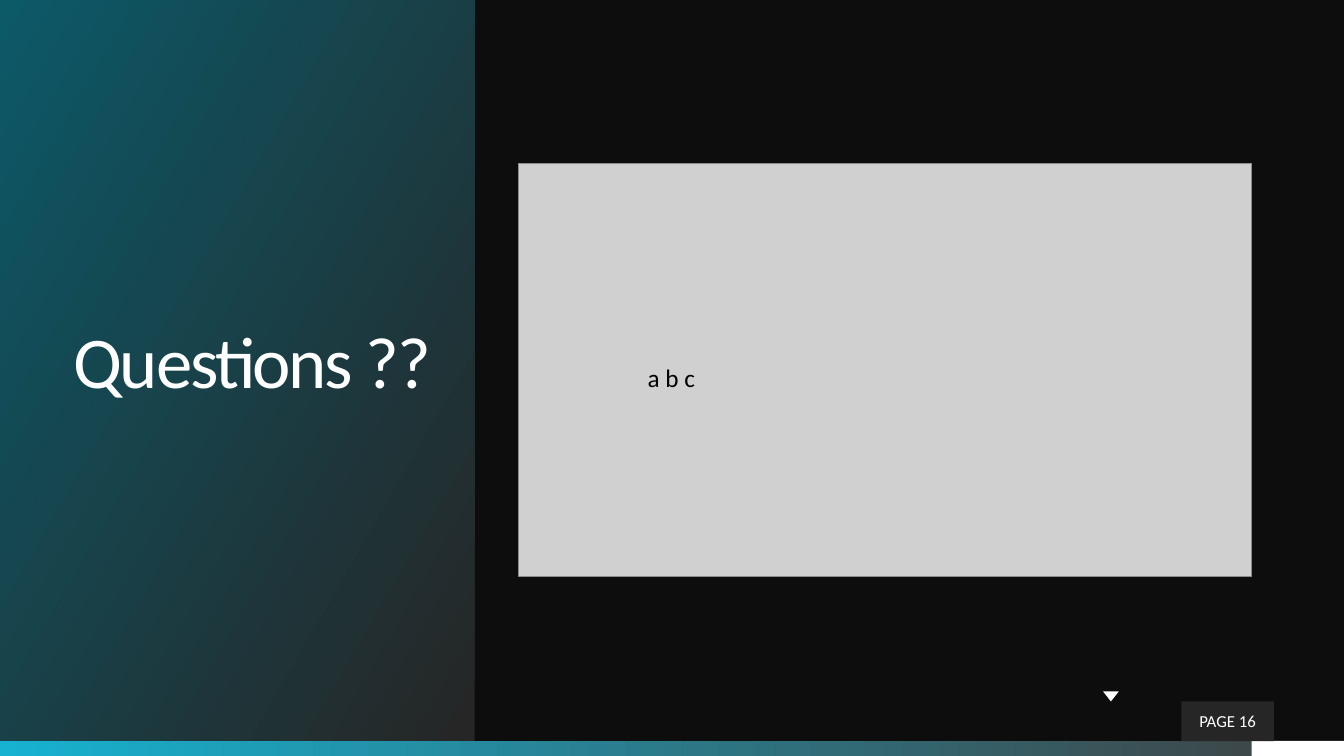
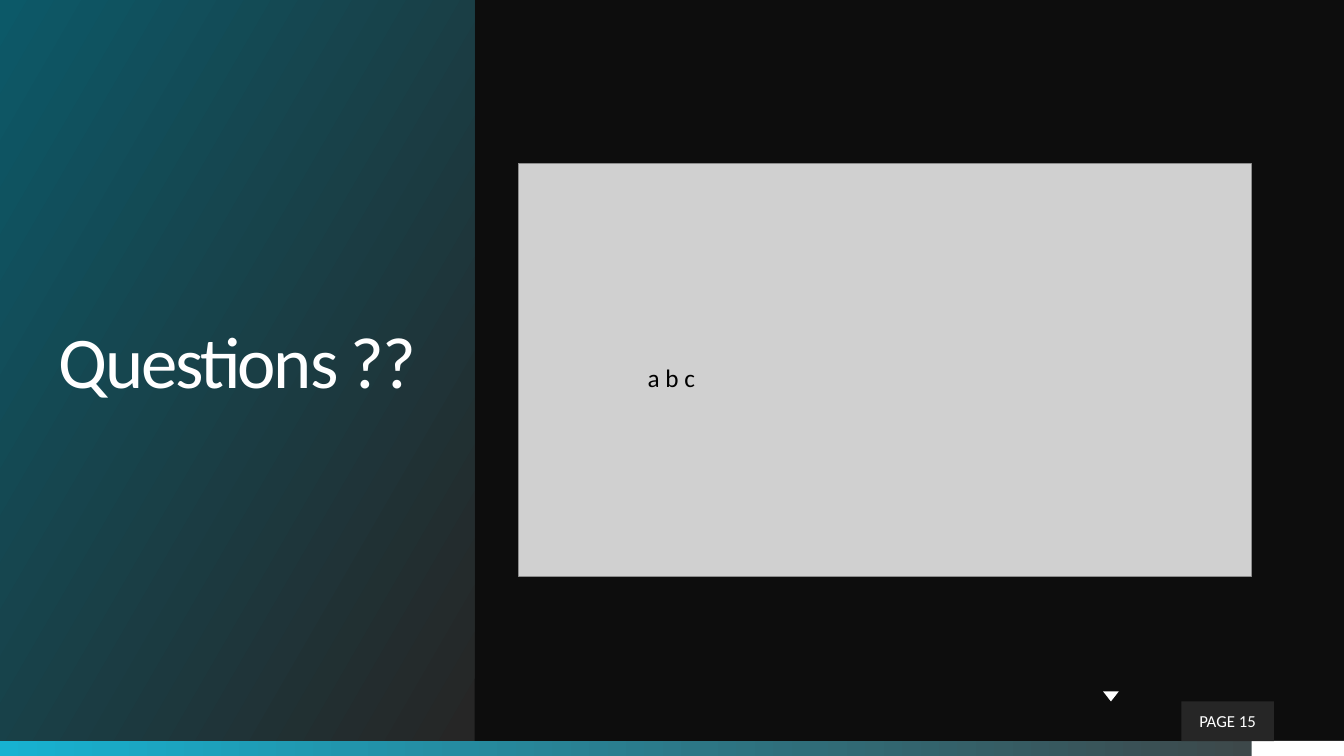
Before and after one commit to theLeonidas/Courses, a slide deck: slide 15 of courseMaterial/Objective-7-Using Methods/Methods.pptx (slide 16 before the commit). Drawn at 1344x756 pixels with LibreOffice and Linux fonts; fonts in the diff are those of the drawing; grey boxes stand for pictures; background and template pictures are left out. Boxes give left, top, right and bottom in pixels: in the first picture for what was removed or moved away, otherwise in the second. Text is boxed around its words. In the diff, an @@ line names an element or a change of style, - is before the commit and + after.

```diff
--- a/courseMaterial/Objective-7-Using Methods/Methods.pptx
+++ b/courseMaterial/Objective-7-Using Methods/Methods.pptx
@@ title "Questions ??" at (x1=0, y1=0, x2=475, y2=741): alignment right to centre @@
@@ page number at (x1=1199, y1=716, x2=1256, y2=727): text changed @@
-PAGE 16
+PAGE 15
```
Also in this commit, not shown: 8 other slides changed, 1 slide removed, 37 other files.
